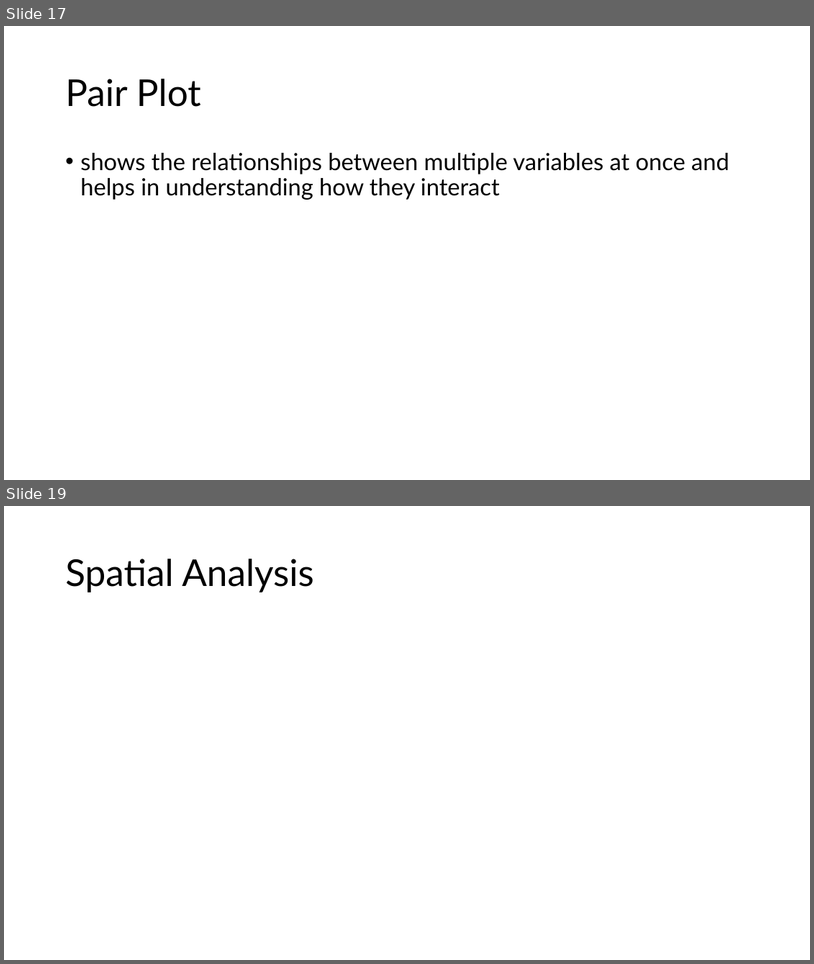
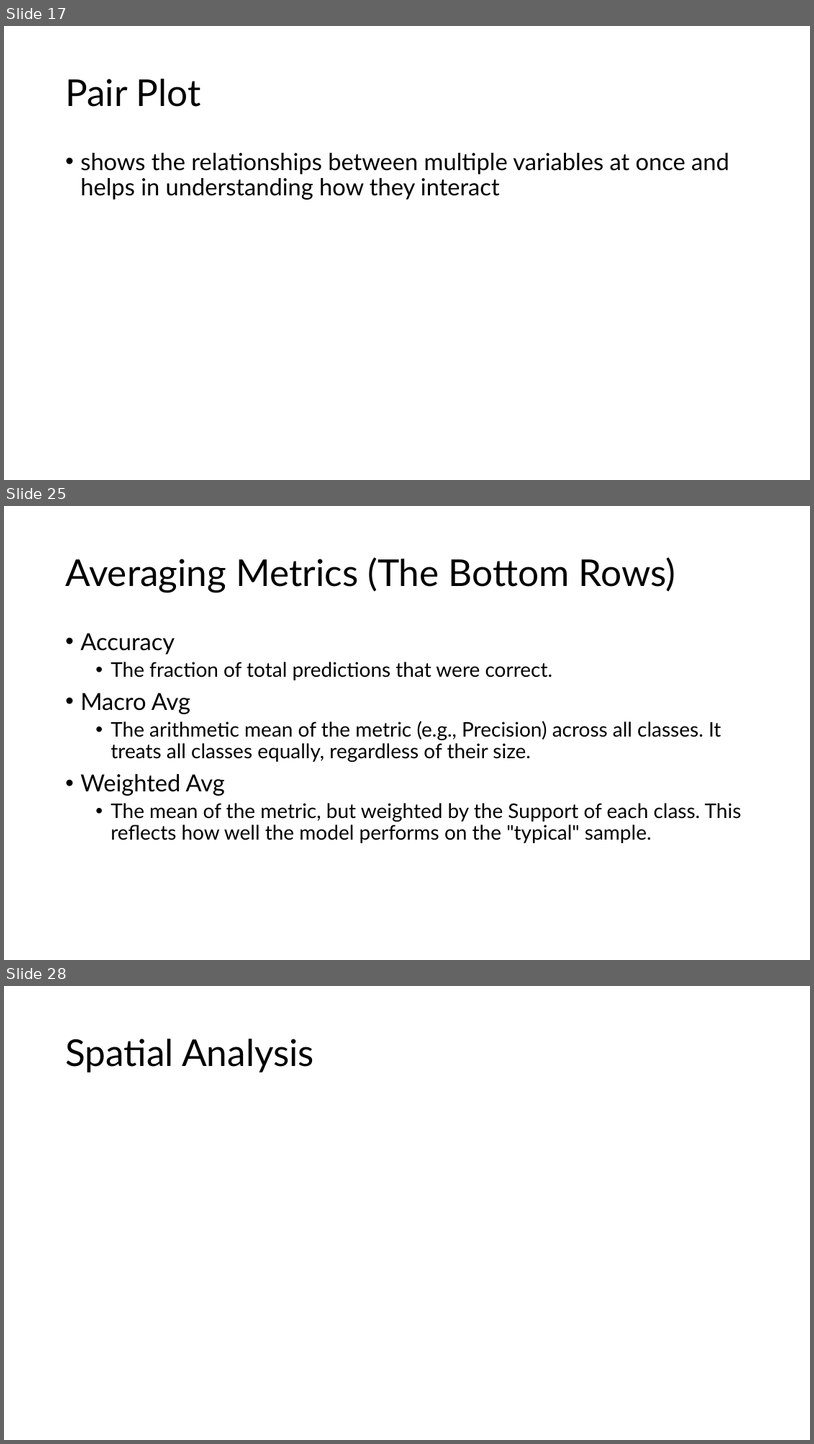
Before and after one commit to sabbirhasaann/ml-lab, a slide deck: NN and ML Lab.pptx. Shown one above the other, each under a label of ours: slides 17 and 19 before the commit, slides 17, 25 and 28 after it; the slides between them are not shown. The pictures are 814x964 and 814x1444 pixels, drawn with LibreOffice and Linux fonts; fonts in the diff are those of the drawing. Boxes give left, top, right and bottom in pixels: in the first picture for what was removed or moved away, otherwise in the second. Text is boxed around its words. In the diff, an @@ line names an element or a change of style, - is before the commit and + after.

```diff
--- a/NN and ML Lab.pptx
+++ b/NN and ML Lab.pptx
@@ slide 25 added at [4, 506, 810, 960], background #FFFFFF @@
@@ title added at [65, 557, 676, 592], 44 pt, text #000000 @@
+Averaging Metrics (The Bottom Rows)
@@ text added at [80, 633, 742, 843], 24 pt, text #000000 @@
+• Accuracy
+  • The fraction of total predictions that were correct.
+• Macro Avg
+  • The arithmetic mean of the metric (e.g., Precision) across all classes. It treats all classes equally, regardless of their size.
+• Weighted Avg
+  • The mean of the metric, but weighted by the Support of each class. This reflects how well the model performs on the "typical" sample.
@@ what was slide 19 is now slide 28 @@
```
Also in this commit, not shown: 1 slide changed, 23 other slides added, 1 other file.
